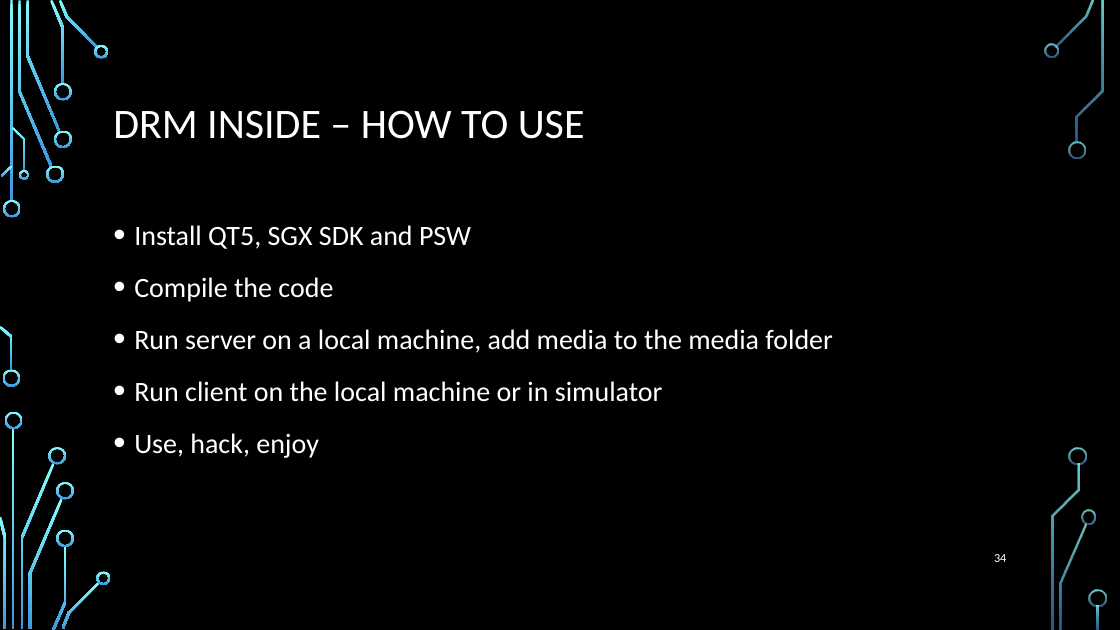
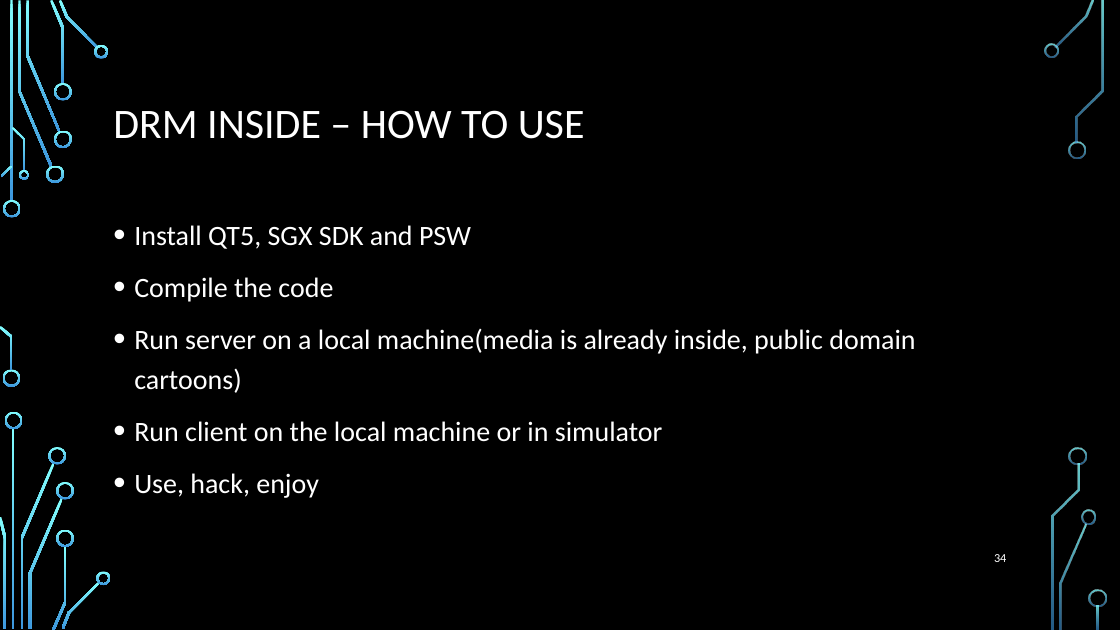
Before and after one commit to wireshrink/RECONMTL-2017, a slide deck: slide 34 of docs/SGX Enclave Programming - Common Mistakes.pptx. Drawn at 1120x630 pixels with LibreOffice and Linux fonts; fonts in the diff are those of the drawing; background and template pictures are left out. Boxes give left, top, right and bottom in pixels: in the first picture for what was removed or moved away, otherwise in the second. Text is boxed around its words. In the diff, an @@ line names an element or a change of style, - is before the commit and + after.

```diff
--- a/docs/SGX Enclave Programming - Common Mistakes.pptx
+++ b/docs/SGX Enclave Programming - Common Mistakes.pptx
@@ text at box(134, 329, 915, 393): text changed @@
-• Run server on a local machine, add media to the media folder
+• Run server on a local machine(media is already inside, public domain cartoons)
```
Also in this commit, not shown: 6 other slides changed, 1 slide added, 25 other files.
